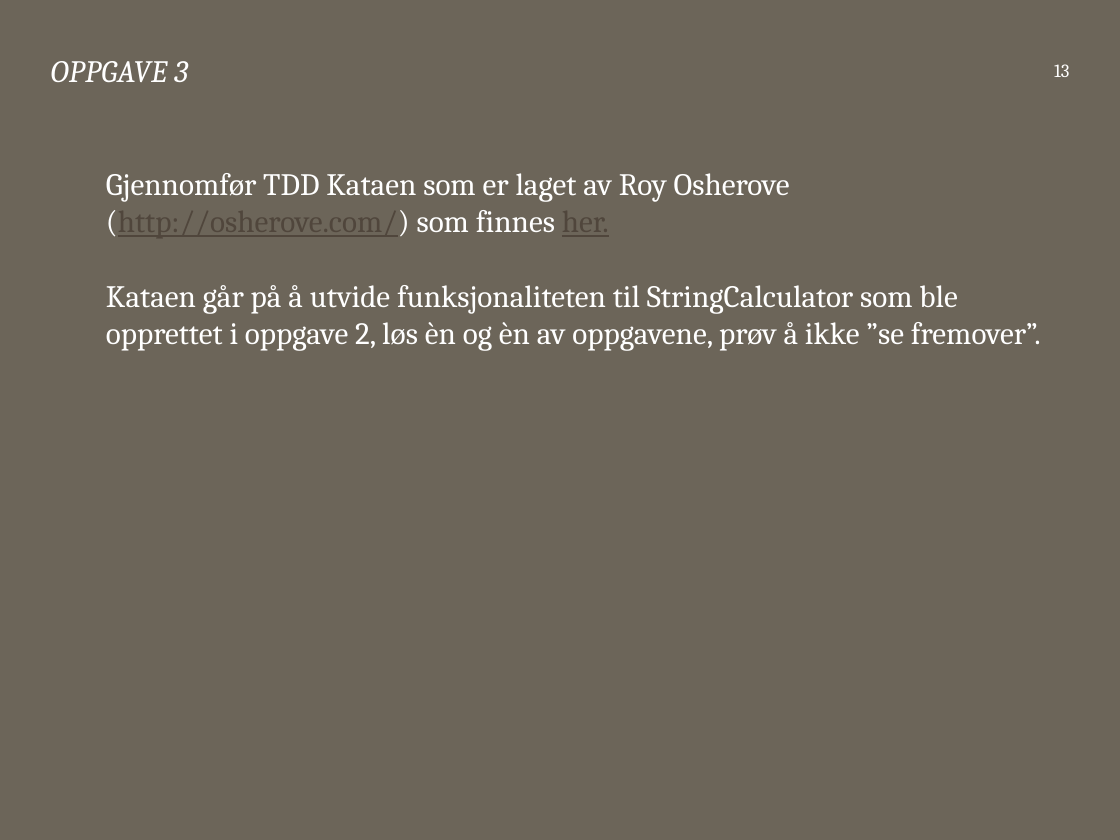
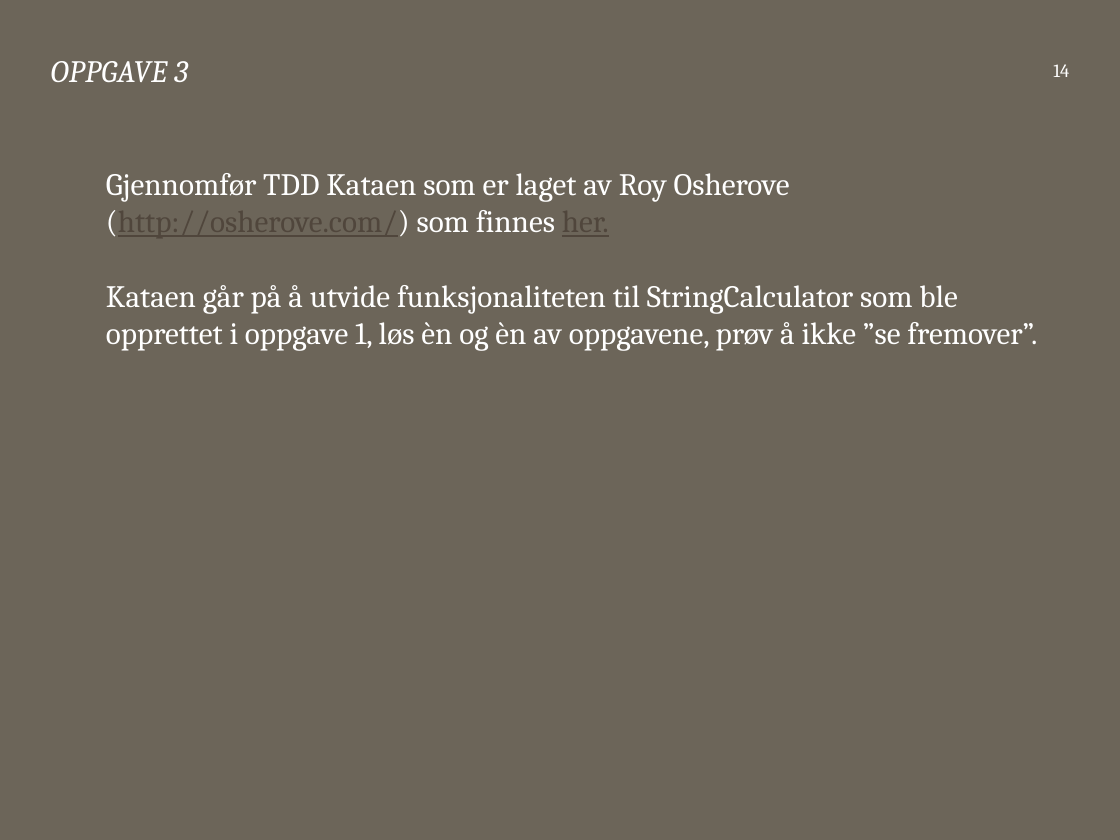
Before and after one commit to bekk/dotnetkurs, a slide deck: slide 14 of tdd/TDD.pptx (slide 13 before the commit). Drawn at 1120x840 pixels with LibreOffice and Linux fonts; fonts in the diff are those of the drawing. Boxes give left, top, right and bottom in pixels: in the first picture for what was removed or moved away, otherwise in the second. Text is boxed around its words. In the diff, an @@ line names an element or a change of style, - is before the commit and + after.

```diff
--- a/tdd/TDD.pptx
+++ b/tdd/TDD.pptx
@@ page number at [1053,64,1069,77]: text changed @@
-13
+14
@@ text at [106,285,1037,351]: text changed @@
-Kataen går på å utvide funksjonaliteten til StringCalculator som ble opprettet i oppgave 2, løs èn og èn av oppgavene, prøv å ikke ”se fremover”.
+Kataen går på å utvide funksjonaliteten til StringCalculator som ble opprettet i oppgave 1, løs èn og èn av oppgavene, prøv å ikke ”se fremover”.
```
Also in this commit, not shown: 8 other slides changed, 1 slide added, 1 other file.
